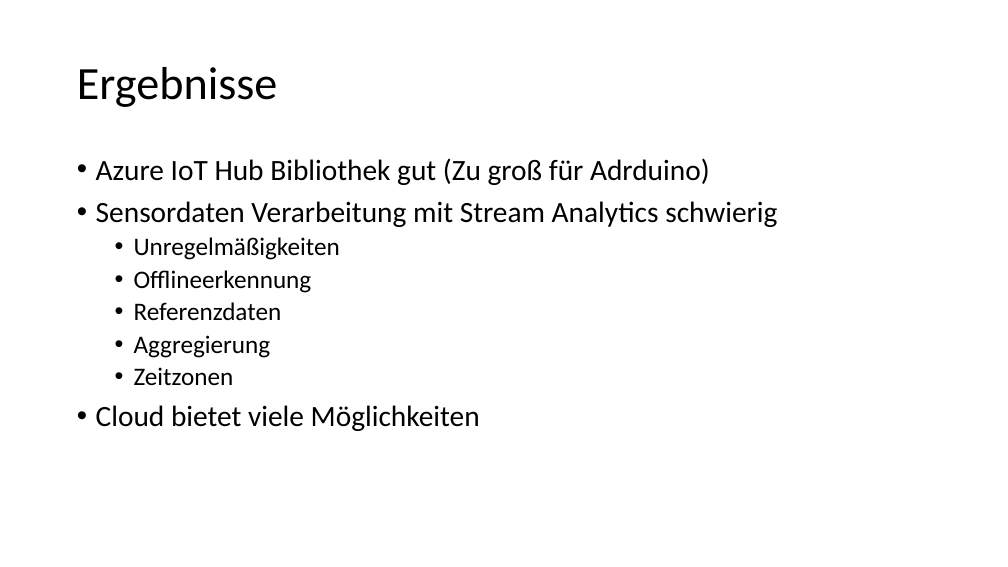
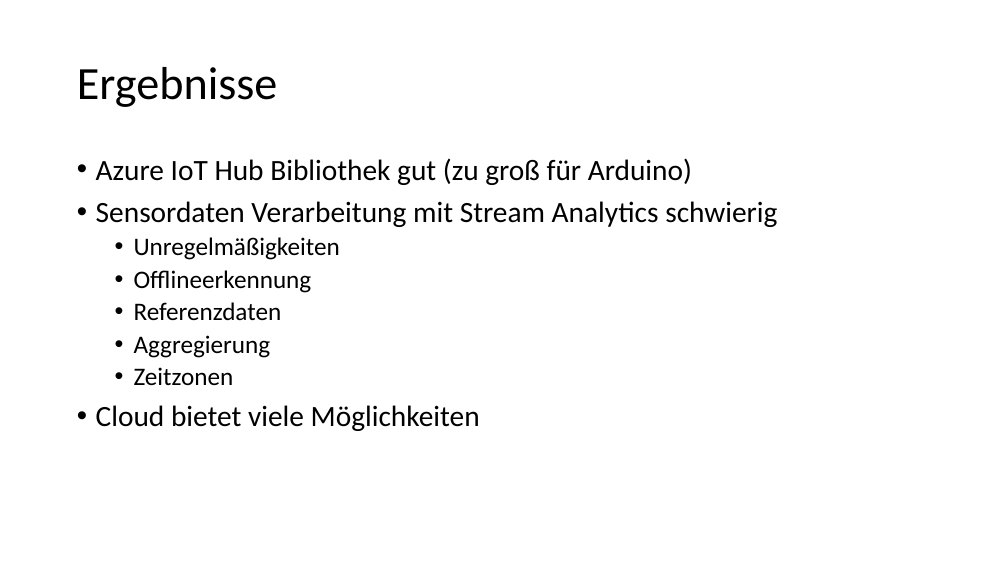
Before and after one commit to pihai/SmartDesk, a slide deck: slide 10 of docs/presentation.pptx. Drawn at 1008x567 pixels with LibreOffice and Linux fonts; fonts in the diff are those of the drawing. Boxes give left, top, right and bottom in pixels: in the first picture for what was removed or moved away, otherwise in the second. Text is boxed around its words. In the diff, an @@ line names an element or a change of style, - is before the commit and + after.

Commit message:
fixed typo

```diff
--- a/docs/presentation.pptx
+++ b/docs/presentation.pptx
@@ text at (96, 158, 692, 185): text changed @@
-• Azure IoT Hub Bibliothek gut (Zu groß für Adrduino)
+• Azure IoT Hub Bibliothek gut (zu groß für Arduino)
```
